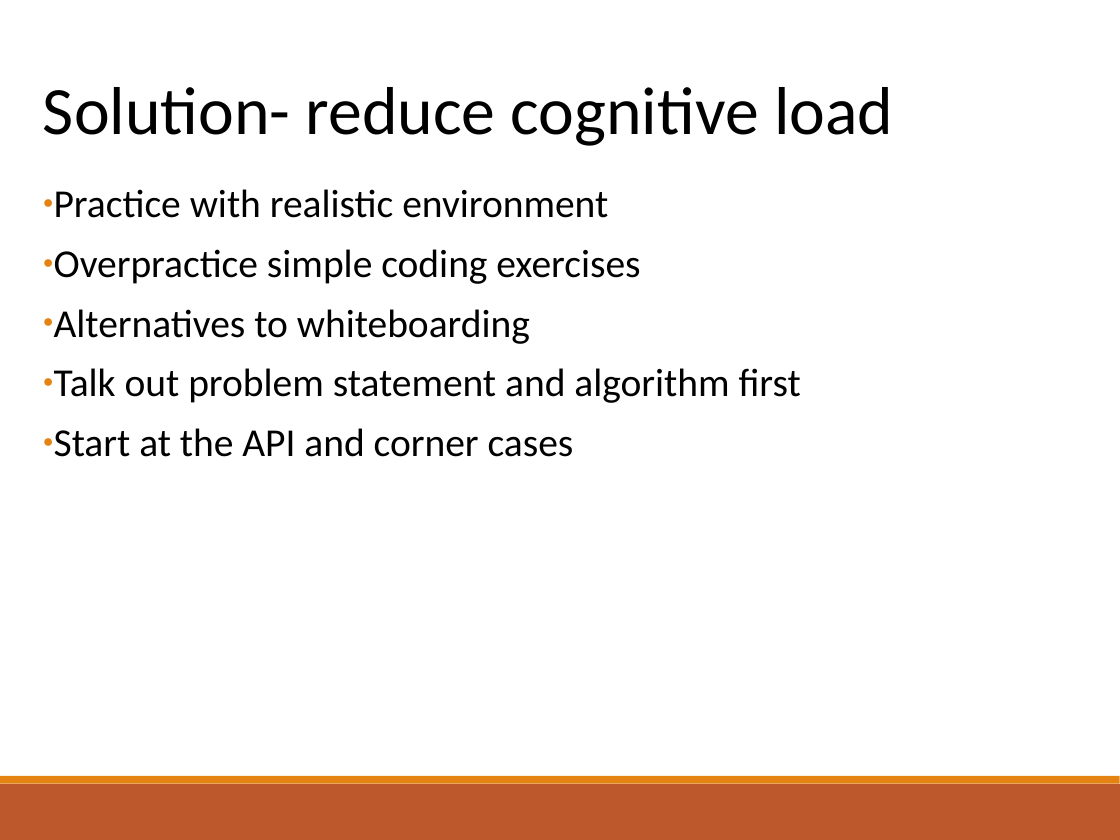
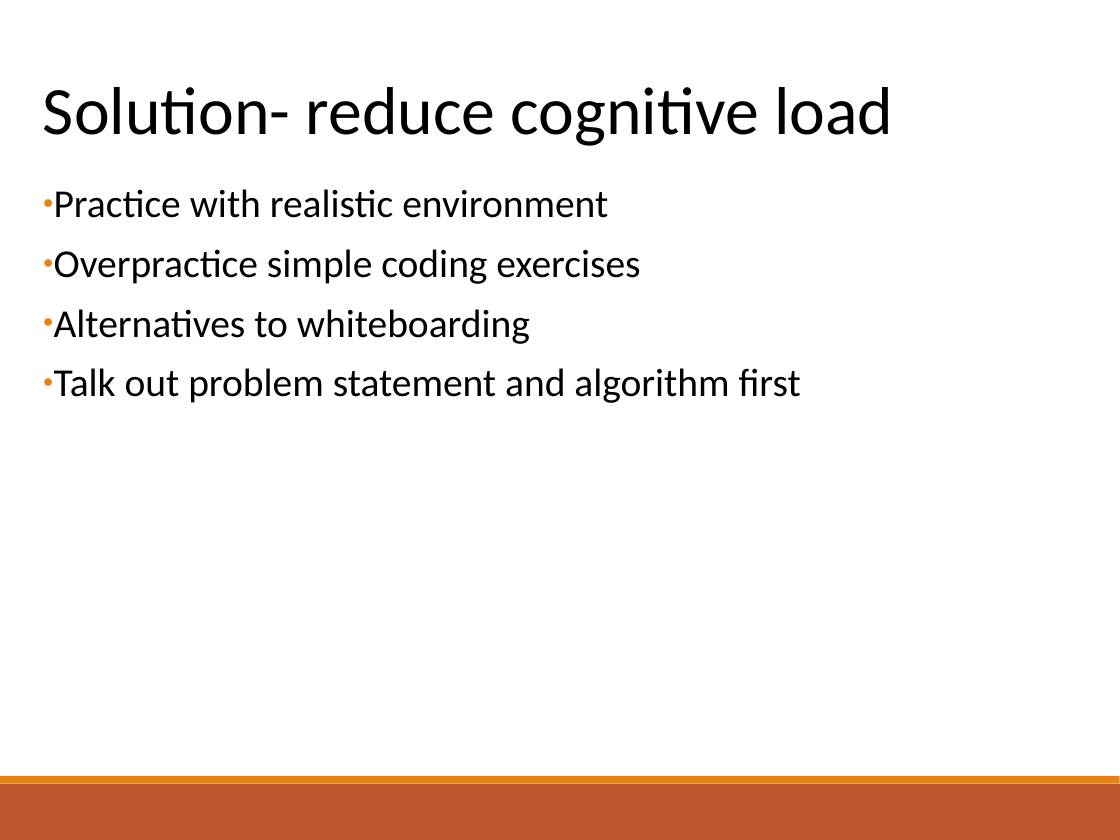
Before and after one commit to aaron678/coding-interview, a slide deck: slide 7 of presentationSlides3.pptx. Drawn at 1120x840 pixels with LibreOffice and Linux fonts; fonts in the diff are those of the drawing. Boxes give left, top, right and bottom in pixels: in the first picture for what was removed or moved away, otherwise in the second. Text is boxed around its words. In the diff, an @@ line names an element or a change of style, - is before the commit and + after.

```diff
--- a/presentationSlides3.pptx
+++ b/presentationSlides3.pptx
@@ text at <box>54,428,574,457</box>: paragraph removed @@
-● Start at the API and corner cases
```
Also in this commit, not shown: 5 other slides changed, 1 slide added.
